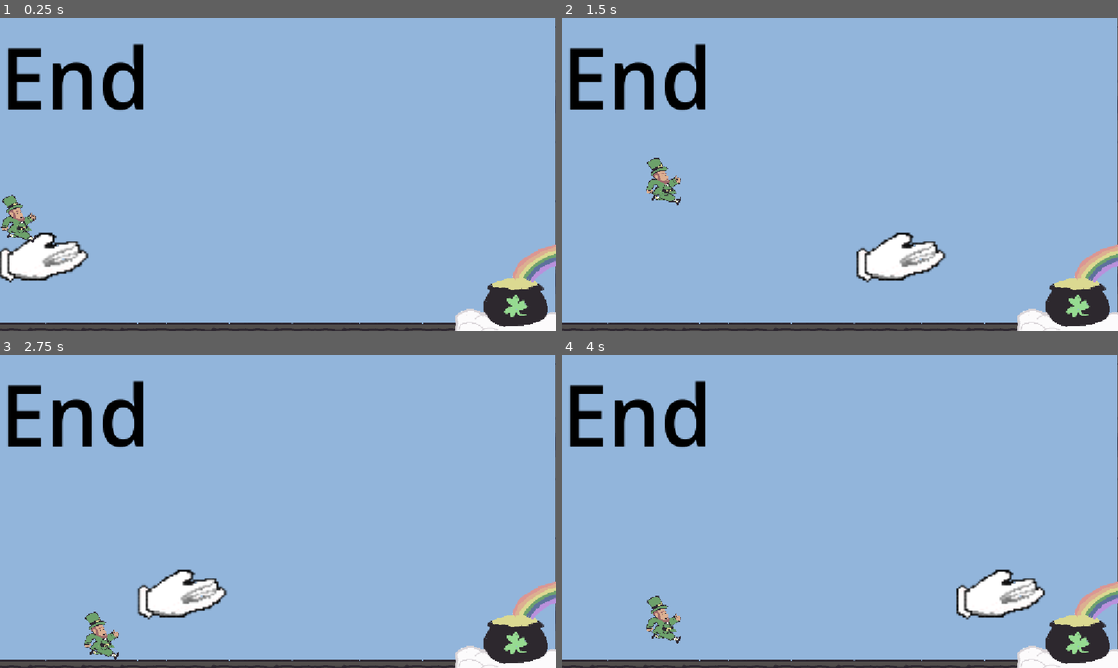
Above: before the commit, frames 1-4 (two rows, left to right).
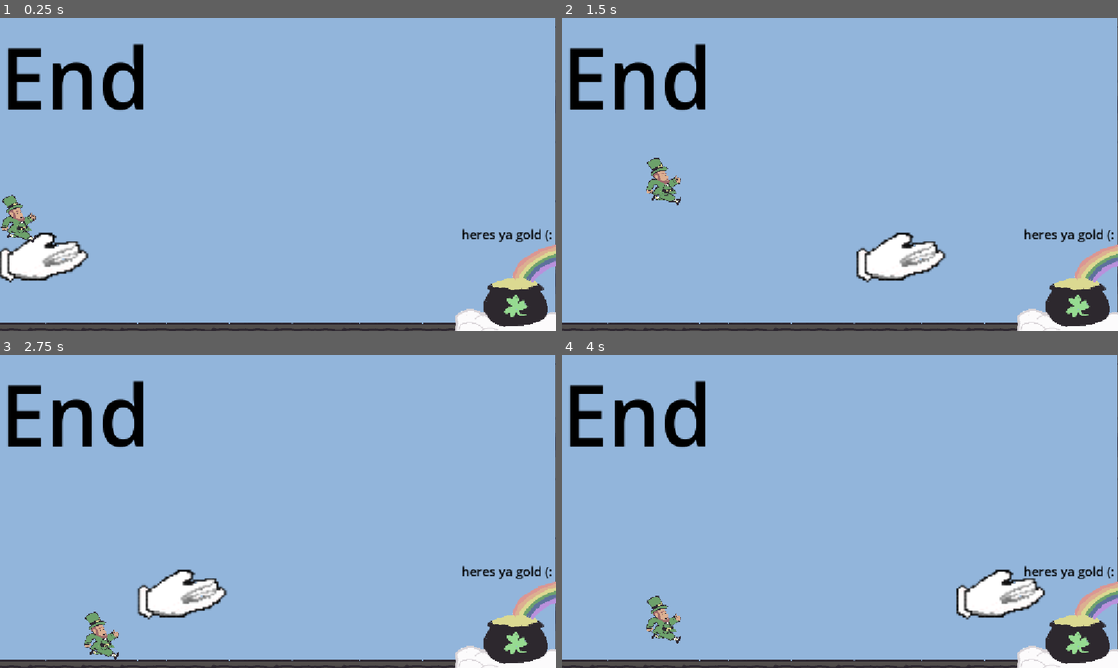
Above: after the commit, the same moments.

Repository: feleshafish/tiny-and-mighty
Game: Godot game, scene res://END.tscn
Same seed, same stepped clock (60 frames per second), same inputs: the game is played once before the commit and once after it. This scene is started directly instead of the project's main scene.
Inputs:
- Up to frame 1 (0.25 s): no input
- Up to frame 2 (1.5 s): tap Enter (ui_accept) at 0.5 s; hold Ctrl 0.53-1.28 s; hold Right (fly_right) from 0.53 s (still down); tap W (jump) at 0.77 s; tap Ctrl at 1.35 s
- Up to frame 3 (2.75 s): tap W (jump) at 1.52 s; release Right (fly_right) at 2.03 s; hold Left (fly_left) from 2.03 s (still down); hold Ctrl from 2.03 s (still down)
- Up to frame 4 (4 s): release Left (fly_left) at 2.78 s; release Ctrl at 2.78 s; hold Right (fly_right) from 2.78 s (still down); tap Ctrl at 2.85 s; tap W (jump) at 3.02, 3.77 s; hold Ctrl from 3.53 s (still down)

The runs differ from the first frame. In frame 1, 0.3% of the frame differs, in the area x 83-100%, y 67-72%; in frame 2, 0.3%; in frame 3, 0.3%; in frame 4, 0.3%.

Commit message:
Update END.tscn

Diff:
--- a/END.tscn
+++ b/END.tscn
@@ -1385,6 +1385,10 @@
 [sub_resource type="RectangleShape2D" id="RectangleShape2D_l22p0"]
 size = Vector2(142, 33.5)
 
+[sub_resource type="LabelSettings" id="LabelSettings_gtqoq"]
+font_size = 26
+font_color = Color(0, 0, 0, 1)
+
 [node name="Node2D" type="Node2D" unique_id=877125619]
 
 [node name="ColorRect" type="ColorRect" parent="." unique_id=1004749687]
@@ -1444,3 +1448,11 @@
 grow_horizontal = 0
 grow_vertical = 2
 texture = ExtResource("9_ss446")
+
+[node name="Label2" type="Label" parent="." unique_id=991417095]
+offset_left = 956.0
+offset_top = 430.0
+offset_right = 1171.0
+offset_bottom = 563.0
+text = "heres ya gold (:"
+label_settings = SubResource("LabelSettings_gtqoq")
